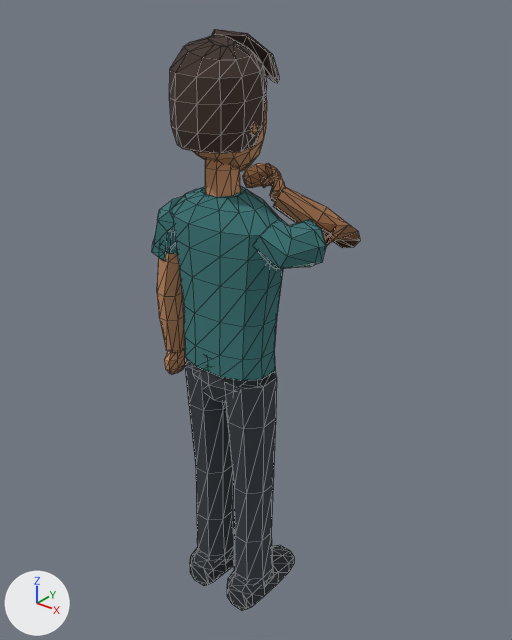
Two versions of the glTF model game/assets/characters/lwf_attendee_male_drinking_soft_v2.glb, one commit apart.
The view is the same before and after, from a 50 mm lens placed at (1.206, -1.382, 1.898), pointed at (0.014, 0.109, 0.974). The axes (+X, +Y, +Z) are drawn at lower left. The lights are the same throughout. The older version comes first. Mesh edges are drawn as thin lines. Vertices at exactly the same position are counted once.

In view in the first picture: 'Attendee_male_drinking_soft_v6'.
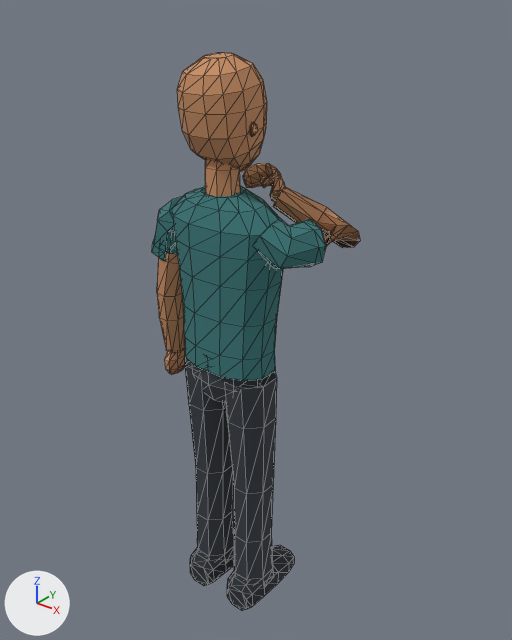
Changed parts and their boxes [x1, y1, x2, y2] in the pictures (512 x 640 px):
'Attendee_male_drinking_soft_v6', reshaped: before [152, 29, 360, 610]; after [152, 53, 360, 610]
part 1 of me_head, deleted: before [169, 35, 267, 153]
part 2 of me_head, deleted: before [212, 29, 279, 83]

The change, as a list of edits to the scene's bpy script:
```text
Change me_head:
    used by ob_attendee_male_drinking_soft_v6; location = (0.0, 0.0, 0.0)
    remove me_head.from_pydata(...)  # 989 vertices, 1836 faces; spans x -0.27..0.28, y -0.14..0.24, z 0.0..1.78
    add me_head.from_pydata(...)  # 893 vertices, 1652 faces; spans x -0.27..0.28, y -0.11..0.24, z 0.0..1.73
    me_head part 1: the loose piece of 72 vertices spanning x -0.11..0.11, y -0.14..0.09, z 1.51..1.77 is deleted
    me_head part 2: the loose piece of 24 vertices spanning x -0.08..0.09, y 0.0..0.14, z 1.65..1.78 is deleted
```
